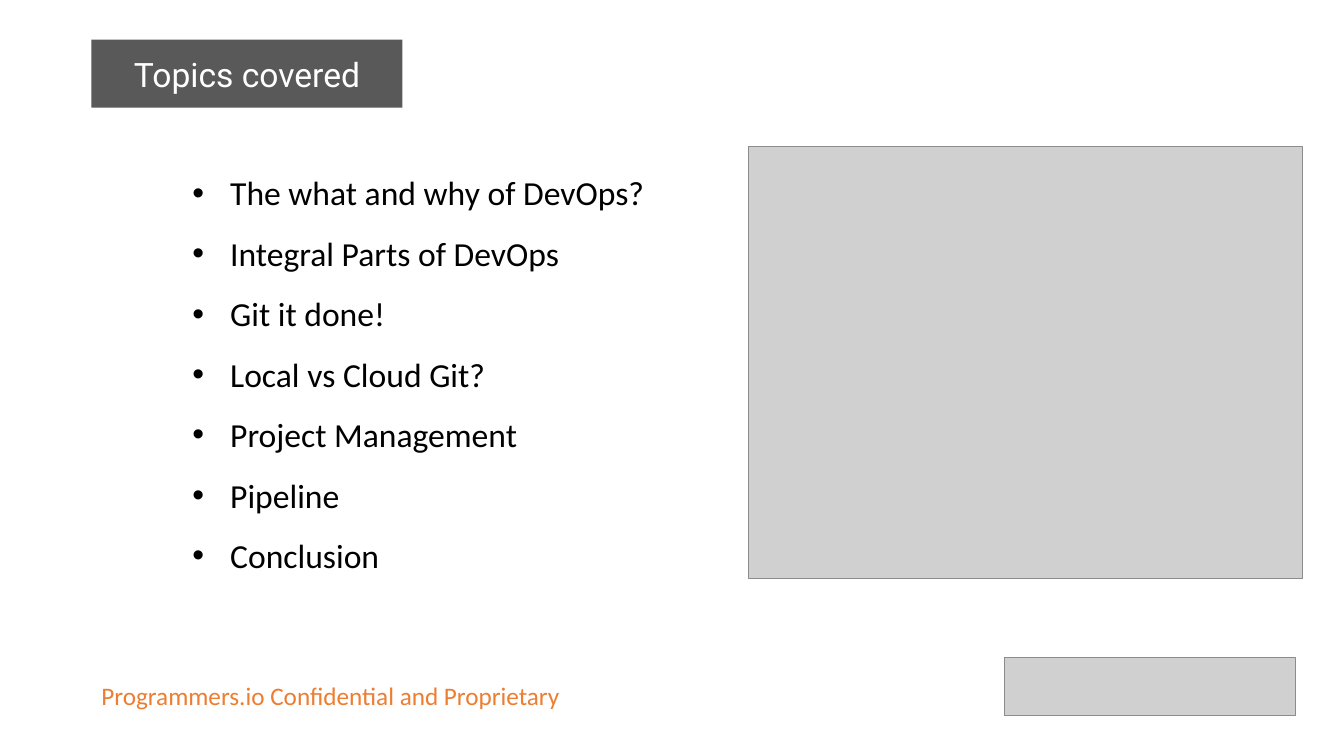
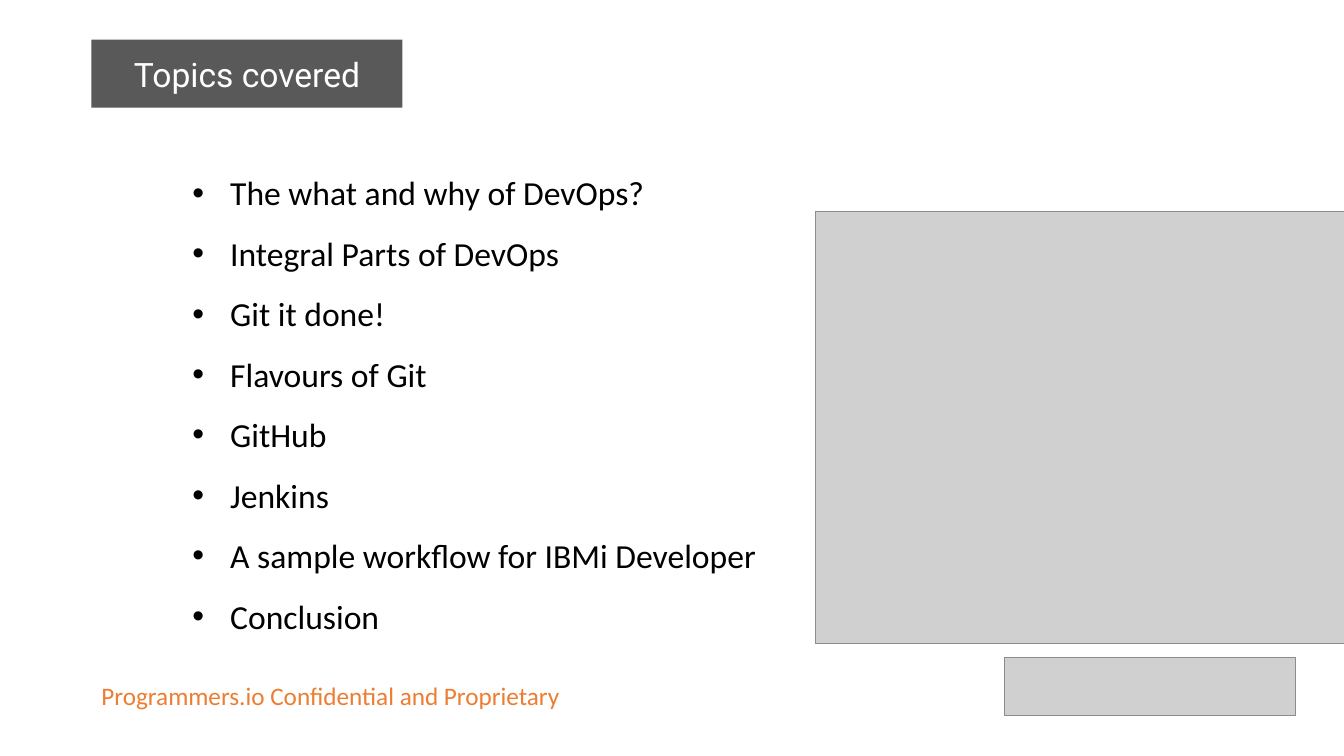
Before and after one commit to ravisankar-PIO/devopsonibmi, a slide deck: slide 2 of DevOps on IBMi.pptx. Drawn at 1344x756 pixels with LibreOffice and Linux fonts; fonts in the diff are those of the drawing; grey boxes stand for pictures. Boxes give left, top, right and bottom in pixels: in the first picture for what was removed or moved away, otherwise in the second. Text is boxed around its words. In the diff, an @@ line names an element or a change of style, - is before the commit and + after.

```diff
--- a/DevOps on IBMi.pptx
+++ b/DevOps on IBMi.pptx
@@ picture: place and size @@
-picture at box(749, 147, 1303, 580)
+picture at box(816, 212, 1344, 644)
@@ text at box(230, 363, 755, 574): text changed @@
-  • Local vs Cloud Git?
-  • Project Management
-  • Pipeline
+  • Flavours of Git
+  • GitHub
+  • Jenkins
+  • A sample workflow for IBMi Developer
```
Also in this commit, not shown: 3 other slides changed, 4 slides added, 1 other file.
